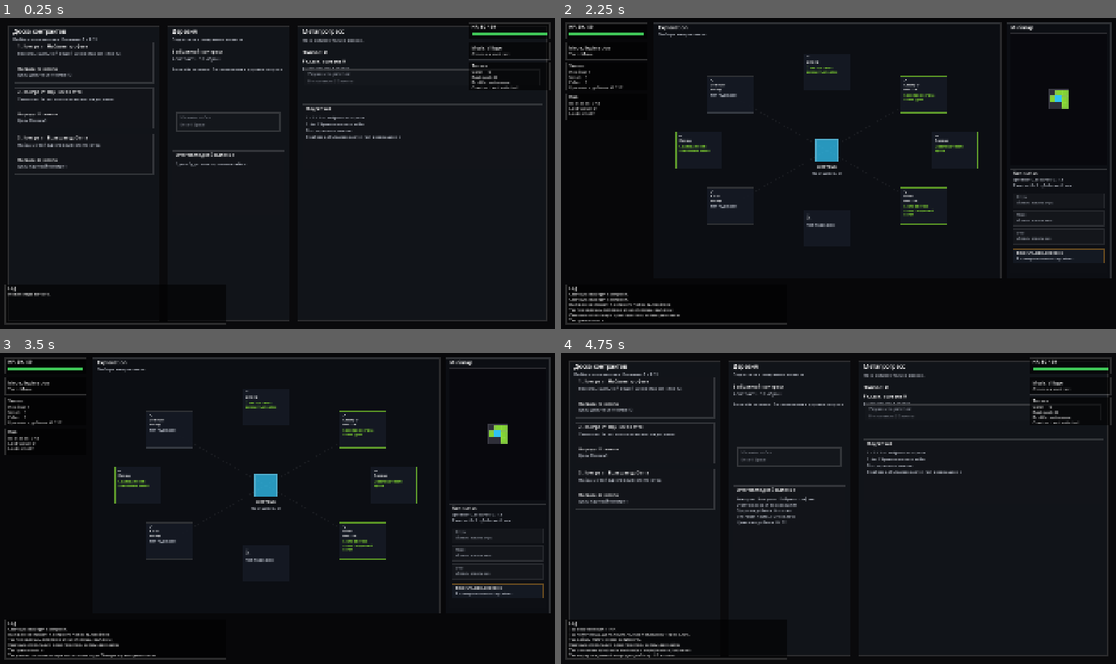
Above: before the commit, frames 1-4 (two rows, left to right).
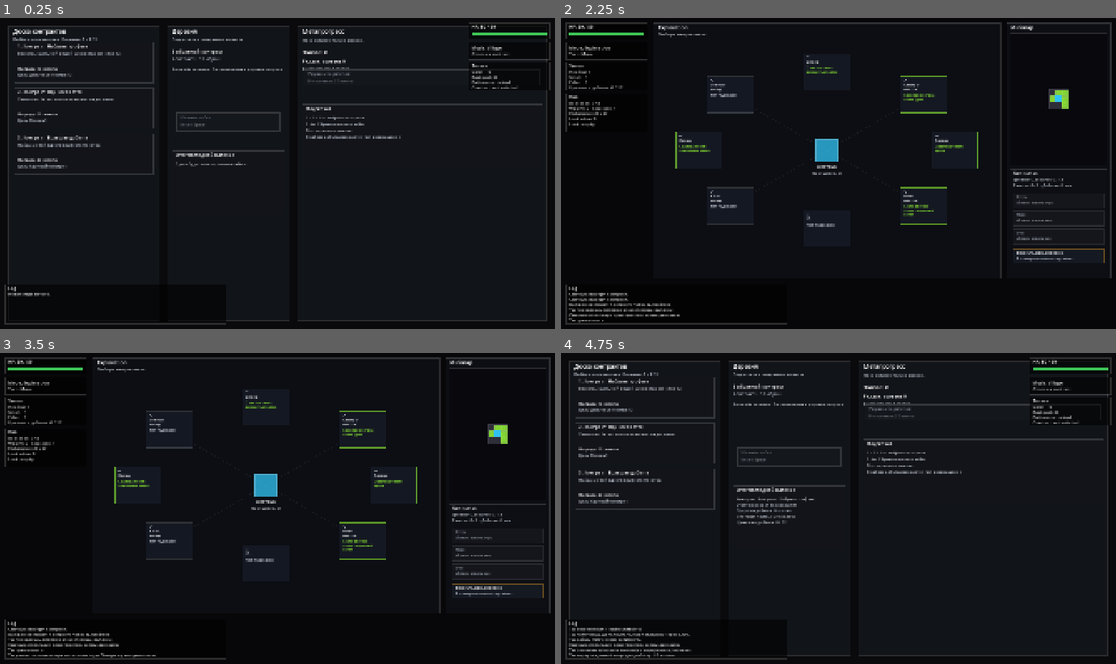
Above: after the commit, the same moments.

Repository: Anuar2004/Blind-Hunt
Game: Godot game, scene res://Main.tscn
Two runs of this game, one before a commit and one after it. Both use one fixed random seed, a clock stepped at 60 frames per second and the inputs below.
Inputs (mouse positions are in pixels of both pictures, inside the frame that each line leads up to):
- Up to frame 1 (0.25 s): no input
- Up to frame 2 (2.25 s): tap Enter at 0.5, 2 s; move the mouse to (810, 235) at 0.52 s; hold Space (attack) 0.53-1.28 s; hold Up (ui_up) 0.53-2.03 s; click (810, 235) at 0.67 s; move the mouse to (1005, 220) at 1.27 s; tap 1 (sense_hearing) at 1.35 s; click (1005, 220) at 1.42 s; move the mouse to (672, 126) at 2.02 s; hold Left (ui_left) from 2.03 s (still down); hold 2 (sense_smell) from 2.03 s (still down); click (672, 126) at 2.17 s
- Up to frame 3 (3.5 s): keep holding Left (ui_left); tap Space (attack) at 2.75 s; move the mouse to (305, 508) at 2.77 s; release 2 (sense_smell) at 2.78 s; tap 3 (sense_touch) at 2.85 s; click (305, 508) at 2.92 s
- Up to frame 4 (4.75 s): tap Enter at 3.5 s; move the mouse to (755, 430) at 3.52 s; release Left (ui_left) at 3.53 s; hold Down (ui_down) 3.53-4.28 s; tap 0 at 3.6 s; click (755, 430) at 3.67 s; tap Space (attack) at 4.25 s; move the mouse to (960, 492) at 4.27 s; hold Right (ui_right) from 4.28 s (still down); tap R at 4.35 s; click (960, 492) at 4.42 s

The runs differ from the first frame. In frame 1, less than 0.1% of the frame differs, in the area x 85-92%, y 20-22%; in frame 2, 0.2%, in the area x 0-10%, y 28-37%; in frame 3, 0.2%; in frame 4, 0.1%.

Commit message:
Endurance system

Diff:
--- a/data/overworld_content.json
+++ b/data/overworld_content.json
@@ -164,6 +164,10 @@
 		  "amount": 1
 		},
 		{
+		  "type": "restore_endurance",
+		  "amount": 1
+		},
+		{
 		  "type": "grant_loot",
 		  "item": {
 			"id": "forest_mushrooms",
@@ -171,6 +175,7 @@
 			"category": "resource",
 			"value": 3,
 			"slots": 1,
+			"weight": 1,
 			"source": "fungus_patch",
 			"quality": "normal"
 		  }
@@ -207,6 +212,10 @@
 		  "amount": 1
 		},
 		{
+		  "type": "restore_endurance",
+		  "amount": 2
+		},
+		{
 		  "type": "reveal_adjacent",
 		  "sense_type": "hearing",
 		  "level": 2
@@ -282,6 +291,10 @@
 		{
 		  "type": "heal",
 		  "amount": 1
+		},
+		{
+		  "type": "restore_endurance",
+		  "amount": 3
 		},
 		{
 		  "type": "set_resolved",
@@ -377,6 +390,7 @@
 			"category": "relic",
 			"value": 5,
 			"slots": 1,
+			"weight": 1,
 			"source": "ruins",
 			"quality": "normal"
 		  }
--- a/game_session.gd
+++ b/game_session.gd
@@ -6,6 +6,7 @@
 signal contract_changed
 signal village_updated
 signal run_inventory_changed
+signal endurance_changed
 
 const LOG_MAX := 30
 const AUTOSAVE_PATH := "user://autosave.json"
@@ -13,6 +14,11 @@
 # --- Player ---
 var player_max_hp: int = 50
 var player_hp: int = 50
+
+const DEFAULT_ENDURANCE_MAX := 20
+
+var endurance_max: int = DEFAULT_ENDURANCE_MAX
+var endurance_current: int = DEFAULT_ENDURANCE_MAX
 
 var skills := {
 	"hearing": 1,
@@ -75,6 +81,8 @@
 
 	player_max_hp = 50
 	player_hp = player_max_hp
+	endurance_max = DEFAULT_ENDURANCE_MAX
+	endurance_current = endurance_max
 	skills = {"hearing": 1, "smell": 1, "echo": 1}
 
 	home_pos = Vector2i.ZERO
@@ -173,6 +181,7 @@
 	player_pos = home_pos
 	exploration_turn_phase = "sense"
 	player_hp = player_max_hp
+	endurance_current = endurance_max
 	add_log("Ты покидаешь деревню и начинаешь вылазку.")
 	emit_signal("contract_changed")
 	emit_signal("village_updated")
@@ -245,7 +254,12 @@
 		var item_value = carried_loot[idx]
 		if item_value is Dictionary:
 			var item: Dictionary = item_value
-			out.append("%s (%dс / %dз)" % [str(item.get("name", "добыча")), int(item.get("slots", 1)), int(item.get("value", 0))])
+			out.append("%s (%dс / %dв / %dз)" % [
+				str(item.get("name", "добыча")),
+				int(item.get("slots", 1)),
+				int(item.get("weight", 1)),
+				int(item.get("value", 0))
+			])
 	return out
 
 func get_contract_progress_text() -> String:
@@ -346,6 +360,8 @@
 	player_pos = home_pos
 	exploration_turn_phase = "sense"
 	player_hp = player_max_hp
+	endurance_current = endurance_max
+	emit_signal("endurance_changed")
 	emit_signal("contract_changed")
 	emit_signal("village_updated")
 	emit_signal("run_inventory_changed")
@@ -458,6 +474,8 @@
 		"seed_value": seed_value,
 		"player_max_hp": player_max_hp,
 		"player_hp": player_hp,
+		"endurance_max": endurance_max,
+		"endurance_current": endurance_current,
 		"skills": skills,
 		"home_pos": [home_pos.x, home_pos.y],
 		"in_village": in_village,
@@ -484,6 +502,8 @@
 	seed_value = int(data.get("seed_value", 0))
 	player_max_hp = int(data.get("player_max_hp", 3))
 	player_hp = int(data.get("player_hp", player_max_hp))
+	endurance_max = int(data.get("endurance_max", DEFAULT_ENDURANCE_MAX))
+	endurance_current = int(data.get("endurance_current", endurance_max))
 	skills = data.get("skills", {"hearing": 1, "smell": 1, "echo": 1})
 
 	var home_arr = data.get("home_pos", [0, 0])
@@ -558,6 +578,7 @@
 	emit_signal("contract_changed")
 	emit_signal("village_updated")
 	emit_signal("run_inventory_changed")
+	emit_signal("endurance_changed")
 	emit_signal("session_loaded")
 
 func _normalize_loot_item(item: Dictionary) -> Dictionary:
@@ -567,6 +588,7 @@
 		"category": str(item.get("category", "trophy")),
 		"value": max(0, int(item.get("value", 0))),
 		"slots": max(1, int(item.get("slots", 1))),
+		"weight": max(0, int(item.get("weight", 1))),
 		"source": str(item.get("source", "unknown")),
 		"quality": str(item.get("quality", "normal"))
 	}
@@ -586,3 +608,58 @@
 			return "охотник пал в бою"
 		_:
 			return reason
+
+func get_carried_loot_weight() -> int:
+	var total := 0
+	for item_value in carried_loot:
+		if item_value is Dictionary:
+			total += max(0, int((item_value as Dictionary).get("weight", 1)))
+	return total
+
+func get_move_endurance_cost() -> int:
+	return 1 + int(floor(float(get_carried_loot_weight()) / 4.0))
+
+func get_endurance_ratio() -> float:
+	if endurance_max <= 0:
+		return 0.0
+	return clamp(float(endurance_current) / float(endurance_max), 0.0, 1.0)
+
+func get_endurance_band() -> String:
+	var ratio := get_endurance_ratio()
+	if ratio > 0.66:
+		return "high"
+	if ratio > 0.33:
+		return "medium"
+	if ratio > 0.10:
+		return "low"
+	return "critical"
+
+func spend_endurance(amount: int) -> int:
+	amount = max(amount, 0)
+	if amount <= 0:
+		return 0
+
+	var before := endurance_current
+	endurance_current = max(0, endurance_current - amount)
+
+	var spent := before - endurance_current
+	if spent > 0:
+		emit_signal("endurance_changed")
+		request_autosave()
+
+	return spent
+
+func restore_endurance(amount: int) -> int:
+	amount = max(amount, 0)
+	if amount <= 0:
+		return 0
+
+	var before := endurance_current
+	endurance_current = min(endurance_max, endurance_current + amount)
+
+	var restored := endurance_current - before
+	if restored > 0:
+		emit_signal("endurance_changed")
+		request_autosave()
+
+	return restored
--- a/hud.gd
+++ b/hud.gd
@@ -22,6 +22,8 @@
 		Session.contract_changed.connect(queue_redraw)
 	if not Session.run_inventory_changed.is_connected(queue_redraw):
 		Session.run_inventory_changed.connect(queue_redraw)
+	if not Session.endurance_changed.is_connected(queue_redraw):
+		Session.endurance_changed.connect(queue_redraw)
 
 	queue_redraw()
 
@@ -81,7 +83,7 @@
 	if _is_village():
 		draw_string(font, senses_panel_pos + Vector2(10, 38), "Gold:     %d" % int(Session.gold), HORIZONTAL_ALIGNMENT_LEFT, -1, 15, MUTED_TEXT)
 		draw_string(font, senses_panel_pos + Vector2(10, 56), "Backpack: %d" % int(Session.backpack_capacity), HORIZONTAL_ALIGNMENT_LEFT, -1, 15, MUTED_TEXT)
-		draw_string(font, senses_panel_pos + Vector2(10, 74), "Profile:  auto-save", HORIZONTAL_ALIGNMENT_LEFT, -1, 15, MUTED_TEXT)
+		draw_string(font, senses_panel_pos + Vector2(10, 74), "Endurance: rested", HORIZONTAL_ALIGNMENT_LEFT, -1, 15, MUTED_TEXT)
 		draw_string(font, senses_panel_pos + Vector2(10, 92), "Contract: %s" % _short_contract_title(), HORIZONTAL_ALIGNMENT_LEFT, panel_w - 20.0, 15, MUTED_TEXT)
 	else:
 		var hearing_lvl := int(Session.skills.get("hearing", 1))
@@ -94,12 +96,14 @@
 
 	if not _is_village():
 		var run_panel_pos := senses_panel_pos + Vector2(0, 108)
-		var run_panel_size := Vector2(panel_w, 94)
+		var run_panel_size := Vector2(panel_w, 132)
 		_draw_panel(run_panel_pos, run_panel_size)
 		draw_string(font, run_panel_pos + Vector2(10, 18), "Run", HORIZONTAL_ALIGNMENT_LEFT, -1, 16, TEXT_COLOR)
 		draw_string(font, run_panel_pos + Vector2(10, 38), "Backpack: %d / %d" % [Session.get_backpack_used(), int(Session.backpack_capacity)], HORIZONTAL_ALIGNMENT_LEFT, -1, 15, MUTED_TEXT)
-		draw_string(font, run_panel_pos + Vector2(10, 56), "Loot value: %d" % Session.get_carried_loot_value(), HORIZONTAL_ALIGNMENT_LEFT, -1, 15, MUTED_TEXT)
-		draw_string(font, run_panel_pos + Vector2(10, 74), _loot_preview_inline(), HORIZONTAL_ALIGNMENT_LEFT, panel_w - 20.0, 15, MUTED_TEXT)
+		draw_string(font, run_panel_pos + Vector2(10, 56), "Weight: %d · Step cost: %d" % [Session.get_carried_loot_weight(), Session.get_move_endurance_cost()], HORIZONTAL_ALIGNMENT_LEFT, -1, 15, MUTED_TEXT)
+		draw_string(font, run_panel_pos + Vector2(10, 74), "Endurance: %d / %d" % [Session.endurance_current, Session.endurance_max], HORIZONTAL_ALIGNMENT_LEFT, -1, 15, MUTED_TEXT)
+		draw_string(font, run_panel_pos + Vector2(10, 92), "Loot value: %d" % Session.get_carried_loot_value(), HORIZONTAL_ALIGNMENT_LEFT, -1, 15, MUTED_TEXT)
+		draw_string(font, run_panel_pos + Vector2(10, 110), _loot_preview_inline(), HORIZONTAL_ALIGNMENT_LEFT, panel_w - 20.0, 15, MUTED_TEXT)
 
 func _draw_combat_legend(font) -> void:
 	var hud_size := _hud_size()
--- a/overworld_manager.gd
+++ b/overworld_manager.gd
@@ -175,11 +175,20 @@
 		Session.add_log("Сначала используй одно чувство, затем двигайся.")
 		return
 
+	var move_cost := Session.get_move_endurance_cost()
+	var spent := Session.spend_endurance(move_cost)
+
 	Session.player_pos += dir
-	Session.add_log("Ты сделал шаг.")
+	Session.add_log("Ты сделал шаг. -%d выносливости." % spent)
 
 	if Session.player_pos != Session.home_pos:
 		Session.has_left_home_this_run = true
+
+	if Session.endurance_current <= 0:
+		var player := get_tree().get_first_node_in_group("player")
+		if player and player.has_method("take_damage"):
+			player.take_damage(1)
+		Session.add_log("Ты идёшь через силу и теряешь 1 HP.")
 
 	exploration_turn_phase_after_move()
 
@@ -1020,6 +1029,12 @@
 			if player and player.has_method("heal"):
 				player.heal(amount)
 
+		"restore_endurance":
+			var amount_end := int(effect.get("amount", 0))
+			var restored := Session.restore_endurance(amount_end)
+			if restored > 0:
+				Session.add_log("Ты восстановил %d выносливости." % restored)
+
 		"damage":
 			var dmg := int(effect.get("amount", 0))
 			var player2 := get_tree().get_first_node_in_group("player")
